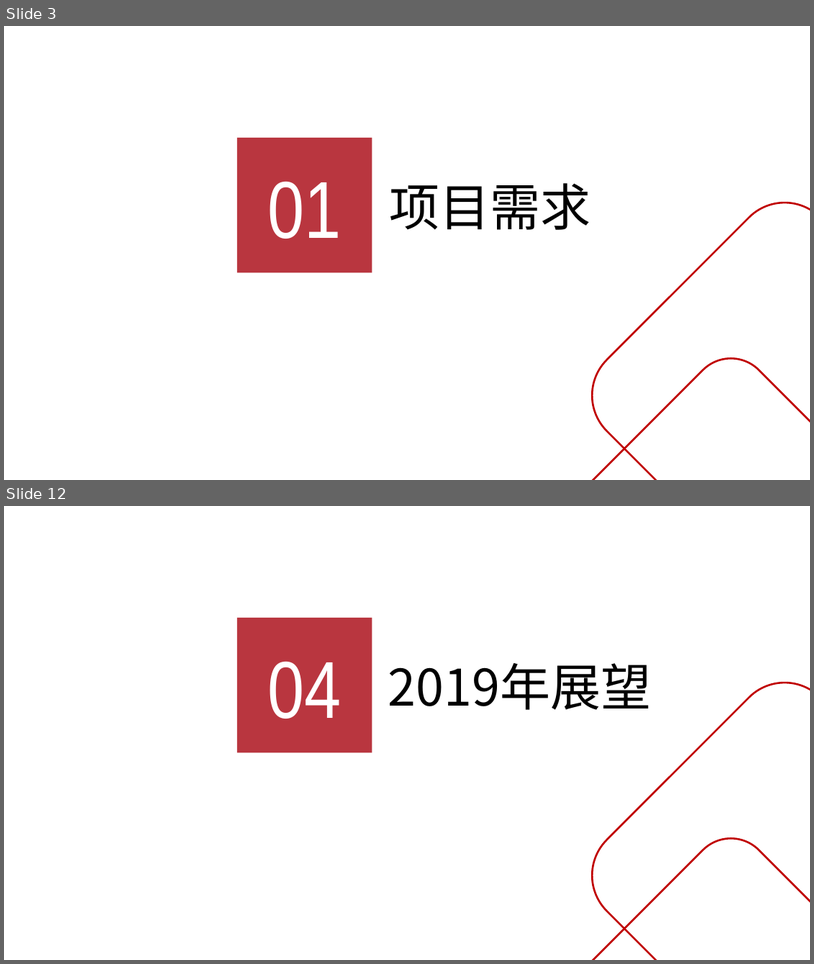
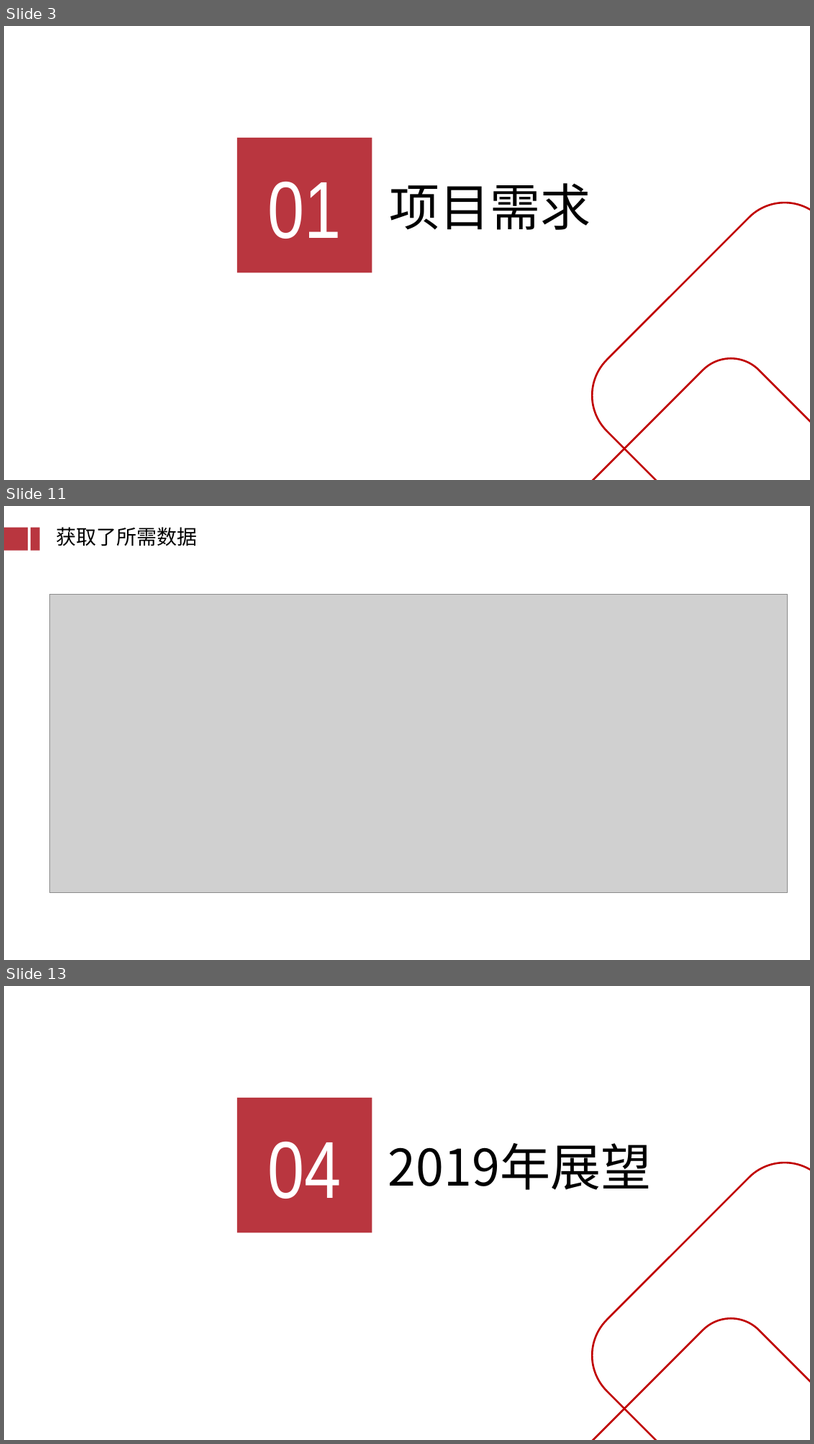
Before and after one commit to GuoXinjian/Python, a slide deck: KTS结案_V0.1.pptx. Shown one above the other, each under a label of ours: slides 3 and 12 before the commit, slides 3, 11 and 13 after it; the slides between them are not shown. The pictures are 814x964 and 814x1444 pixels, drawn with LibreOffice and Linux fonts; fonts in the diff are those of the drawing; grey boxes stand for pictures; background and template pictures are left out. Boxes give left, top, right and bottom in pixels: in the first picture for what was removed or moved away, otherwise in the second. Text is boxed around its words. In the diff, an @@ line names an element or a change of style, - is before the commit and + after.

```diff
--- a/KTS结案_V0.1.pptx
+++ b/KTS结案_V0.1.pptx
@@ slide 11 added at (4, 506, 810, 960), background #FFFFFF @@
@@ rectangle added at (4, 527, 28, 550), fill #B9363F @@
@@ rectangle added at (31, 527, 40, 550), fill #B9363F @@
@@ text added at (56, 527, 197, 546), 24 pt, text #000000 @@
+获取了所需数据
@@ picture added at (50, 595, 788, 893) @@
@@ what was slide 12 is now slide 13 @@
```
Also in this commit, not shown: 3 slides changed, 6 other slides added, 7 slides removed.
